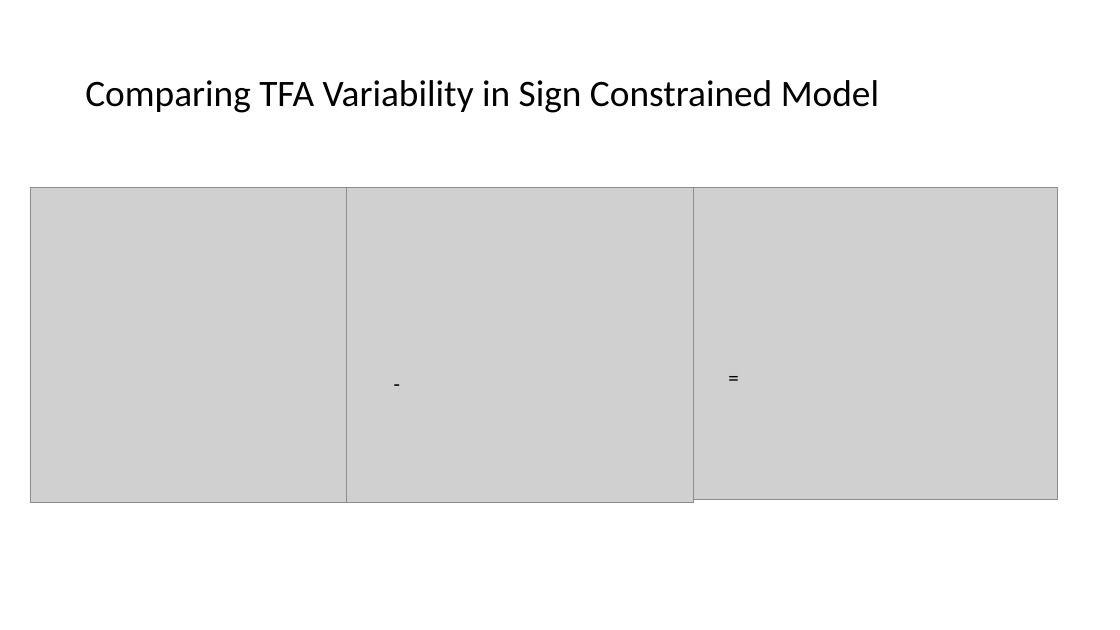
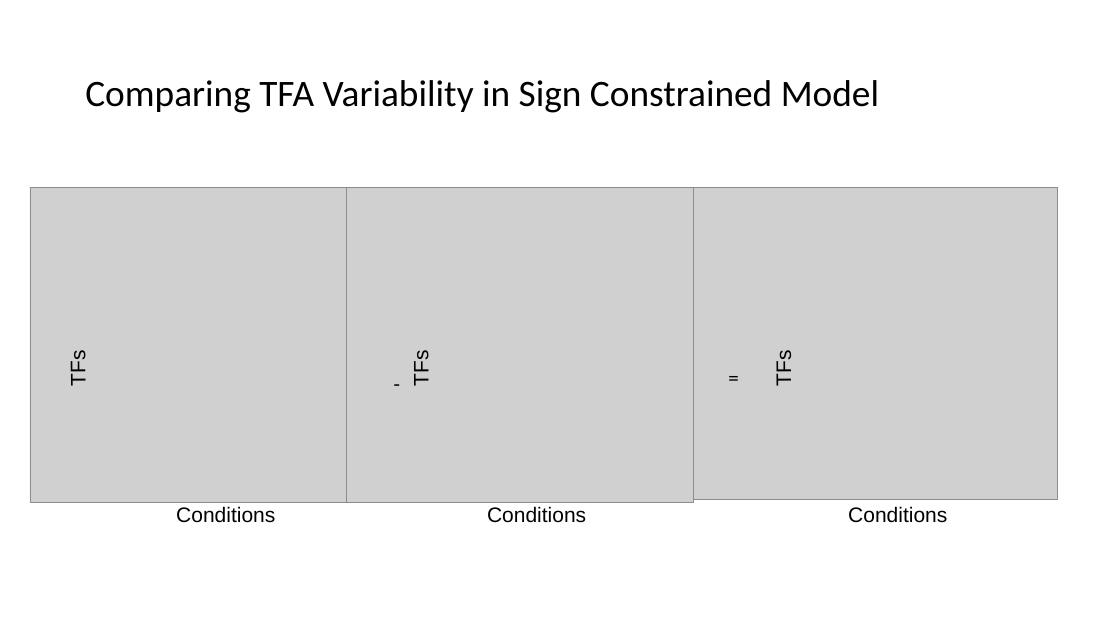
Before and after one commit to e-stan/BrentRotation, a slide deck: slide 7 of labMeeting10_9.pptx (slide 8 before the commit). Drawn at 1120x630 pixels with LibreOffice and Linux fonts; fonts in the diff are those of the drawing; grey boxes stand for pictures. Boxes give left, top, right and bottom in pixels: in the first picture for what was removed or moved away, otherwise in the second. Text is boxed around its words. In the diff, an @@ line names an element or a change of style, - is before the commit and + after.

```diff
--- a/labMeeting10_9.pptx
+++ b/labMeeting10_9.pptx
@@ text added at <box>67,353,90,385</box>, 18 pt, text #000000 @@
+TFs
@@ text added at <box>410,353,433,385</box>, 18 pt, text #000000 @@
+TFs
@@ text added at <box>772,353,795,385</box>, 18 pt, text #000000 @@
+TFs
@@ text added at <box>176,506,275,523</box>, 18 pt, text #000000 @@
+Conditions
@@ text added at <box>487,506,586,523</box>, 18 pt, text #000000 @@
+Conditions
@@ text added at <box>848,506,947,523</box>, 18 pt, text #000000 @@
+Conditions
```
Also in this commit, not shown: 2 slides added, 2 slides removed, 4 other files.
